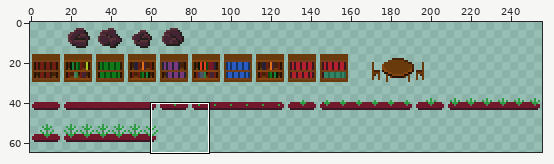
Sprite sheet -- art/item.png. The picture above shows the old version from afar; the outline marks the close-up.
Close-up. First the earlier version:
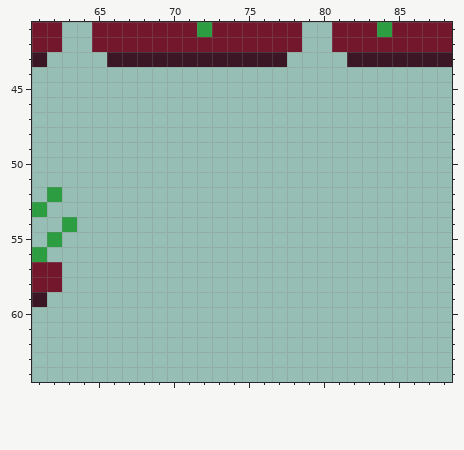
The file is 256x256 pixels. Colours within 5 levels of each other are drawn and written as one. Shown: x 61..88, y 41..64. The wide view leaves out empty margins.
Once edited:
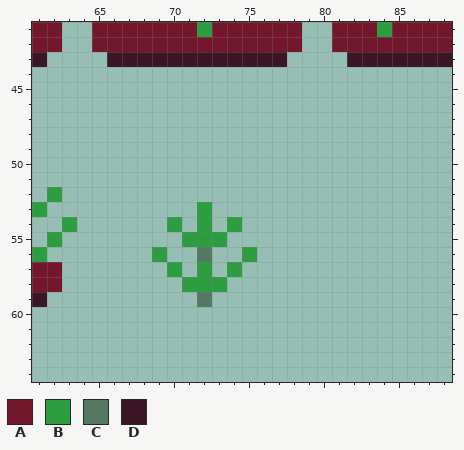
Palette (. is transparent): A #73172d  B #2c9e41  C #557862  D #3b1725
Diff:
{"y":53,"x":72,"old":".","new":"B"}
{"y":54,"x":70,"old":".","new":"B"}
{"y":54,"x":72,"old":".","new":"B"}
{"y":54,"x":74,"old":".","new":"B"}
{"y":55,"x":71,"old":"...","new":"BBB"}
{"y":56,"x":69,"old":".","new":"B"}
{"y":56,"x":72,"old":".","new":"C"}
{"y":56,"x":75,"old":".","new":"B"}
{"y":57,"x":70,"old":".","new":"B"}
{"y":57,"x":72,"old":".","new":"B"}
{"y":57,"x":74,"old":".","new":"B"}
{"y":58,"x":71,"old":"...","new":"BBB"}
{"y":59,"x":72,"old":".","new":"C"}
